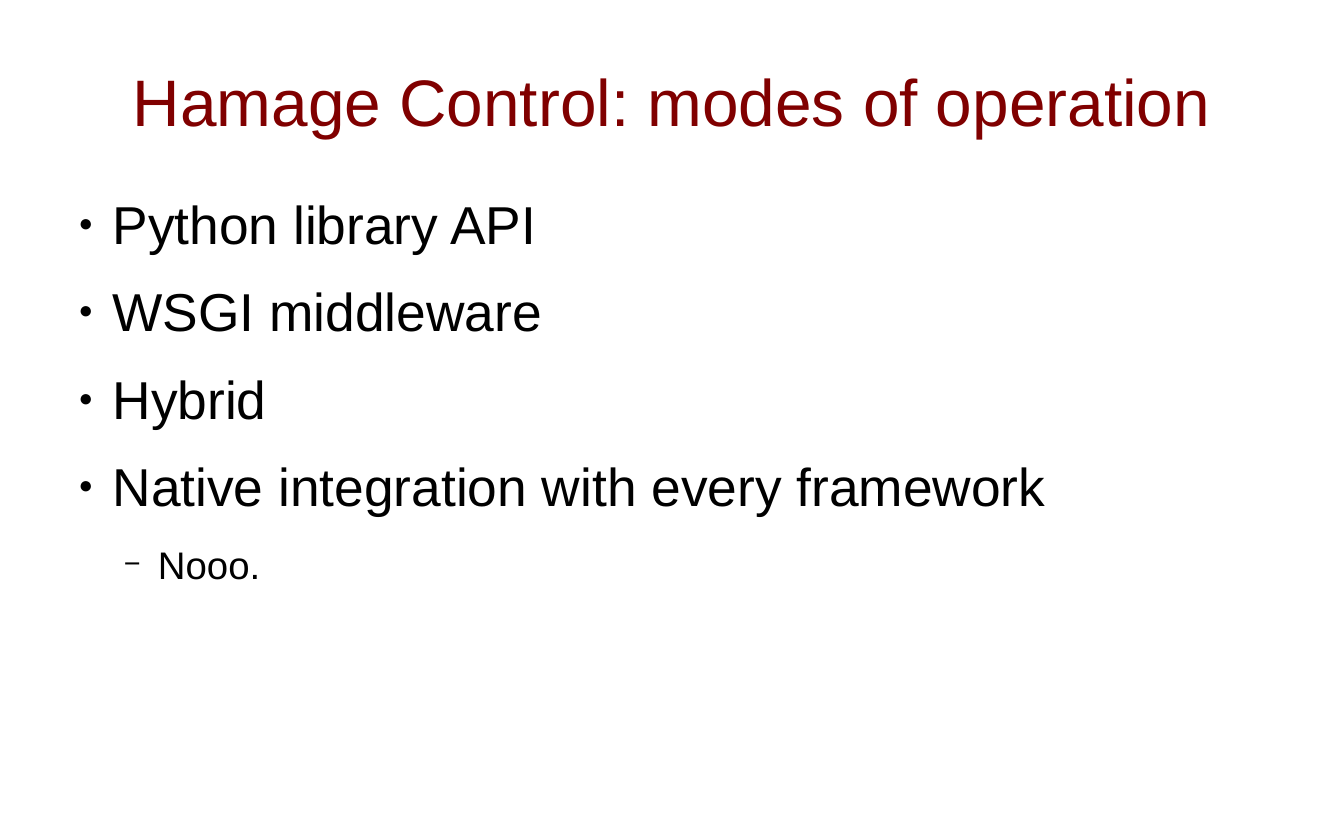
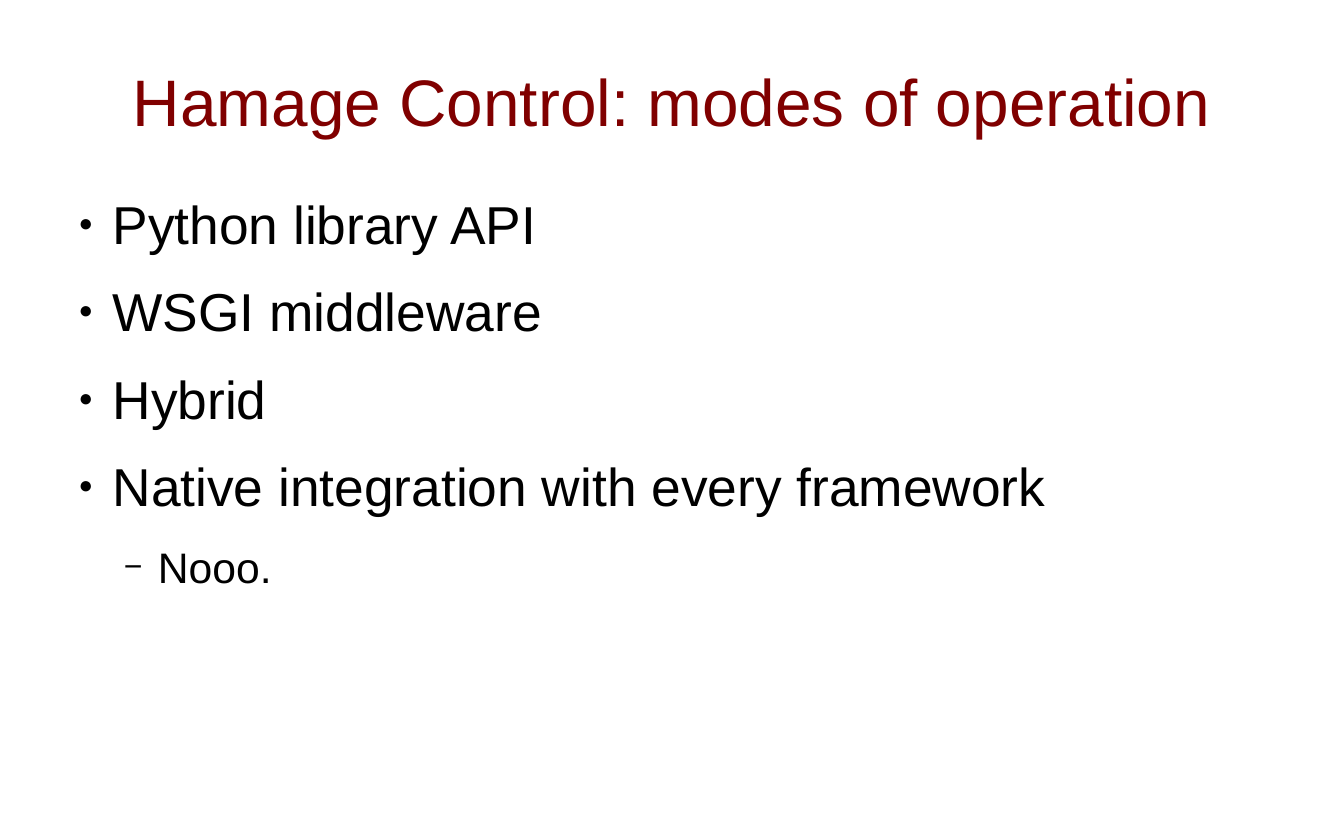
Before and after one commit to slinkp/pygotham_hamage_demo, a slide deck: slide 23 of pygotham2_hamage_slides.odp. Drawn at 1344x816 pixels with LibreOffice and Linux fonts; fonts in the diff are those of the drawing. Boxes give left, top, right and bottom in pixels: in the first picture for what was removed or moved away, otherwise in the second. Text is boxed around its words. In the diff, an @@ line names an element or a change of style, - is before the commit and + after.

```diff
--- a/pygotham2_hamage_slides.odp
+++ b/pygotham2_hamage_slides.odp
@@ text at <box>158,553,272,584</box>: size 28.8 to 32 pt in "Nooo." @@
```
Also in this commit, not shown: 7 other slides changed, 1 other file.
